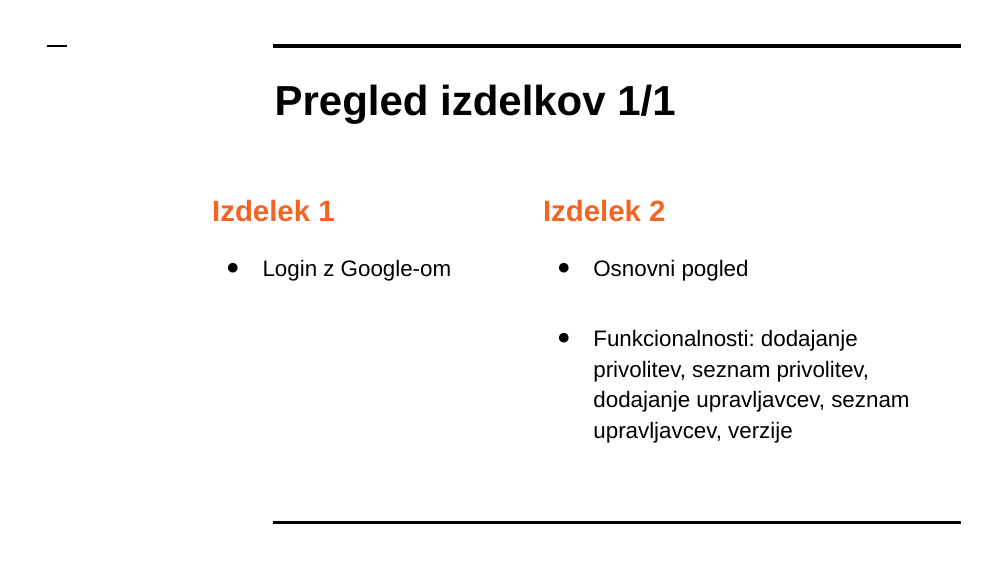
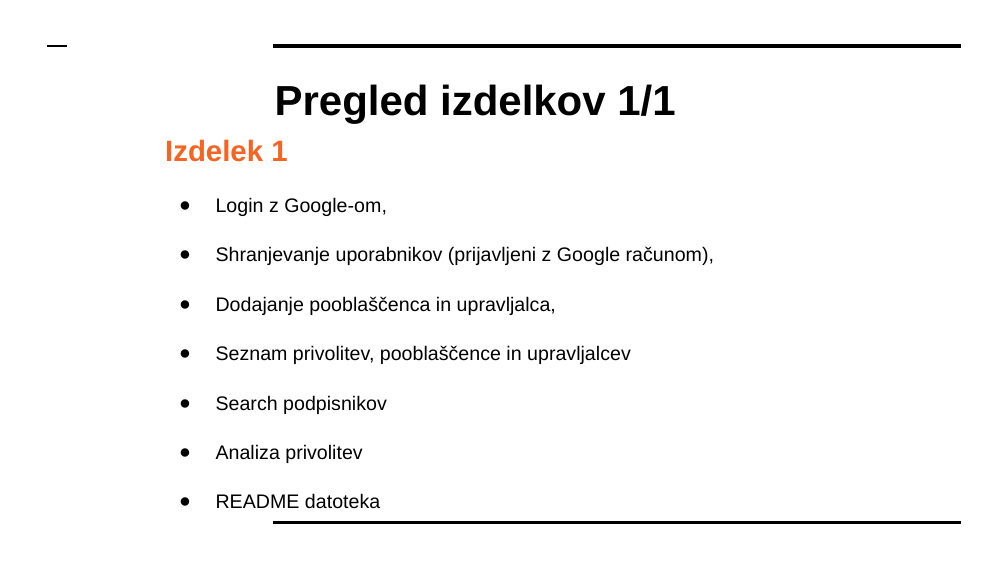
Before and after one commit to MatijaDolzan/Praktikum7, a slide deck: slide 3 of Predstavitve/Praktikum II - Skupina 7 - Teden 3.pptx. Drawn at 1008x567 pixels with LibreOffice and Linux fonts; fonts in the diff are those of the drawing. Boxes give left, top, right and bottom in pixels: in the first picture for what was removed or moved away, otherwise in the second. Text is boxed around its words. In the diff, an @@ line names an element or a change of style, - is before the commit and + after.

```diff
--- a/Predstavitve/Praktikum II - Skupina 7 - Teden 3.pptx
+++ b/Predstavitve/Praktikum II - Skupina 7 - Teden 3.pptx
@@ text "Izdelek 1": place and size @@
-text "Izdelek 1" at [212, 199, 452, 281]
+text "Izdelek 1" at [165, 139, 714, 509]
@@ text at [216, 197, 714, 509]: text changed; size 16 to 14 pt @@
-● Login z Google-om
+● Login z Google-om,
+● Shranjevanje uporabnikov (prijavljeni z Google računom),
+● Dodajanje pooblaščenca in upravljalca,
+● Seznam privolitev, pooblaščence in upravljalcev
+● Search podpisnikov
+● Analiza privolitev
+● README datoteka
@@ text removed at [543, 199, 909, 443] @@
-Izdelek 2
-● Osnovni pogled
-● Funkcionalnosti: dodajanje privolitev, seznam privolitev, dodajanje upravljavcev, seznam upravljavcev, verzije
```
Also in this commit, not shown: 4 other slides changed, 1 slide added.
